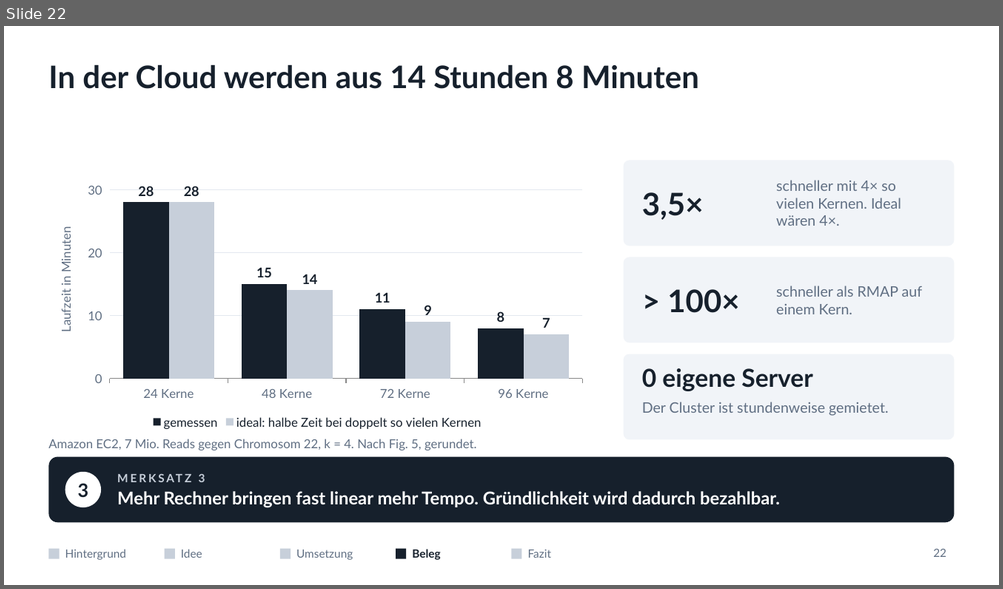
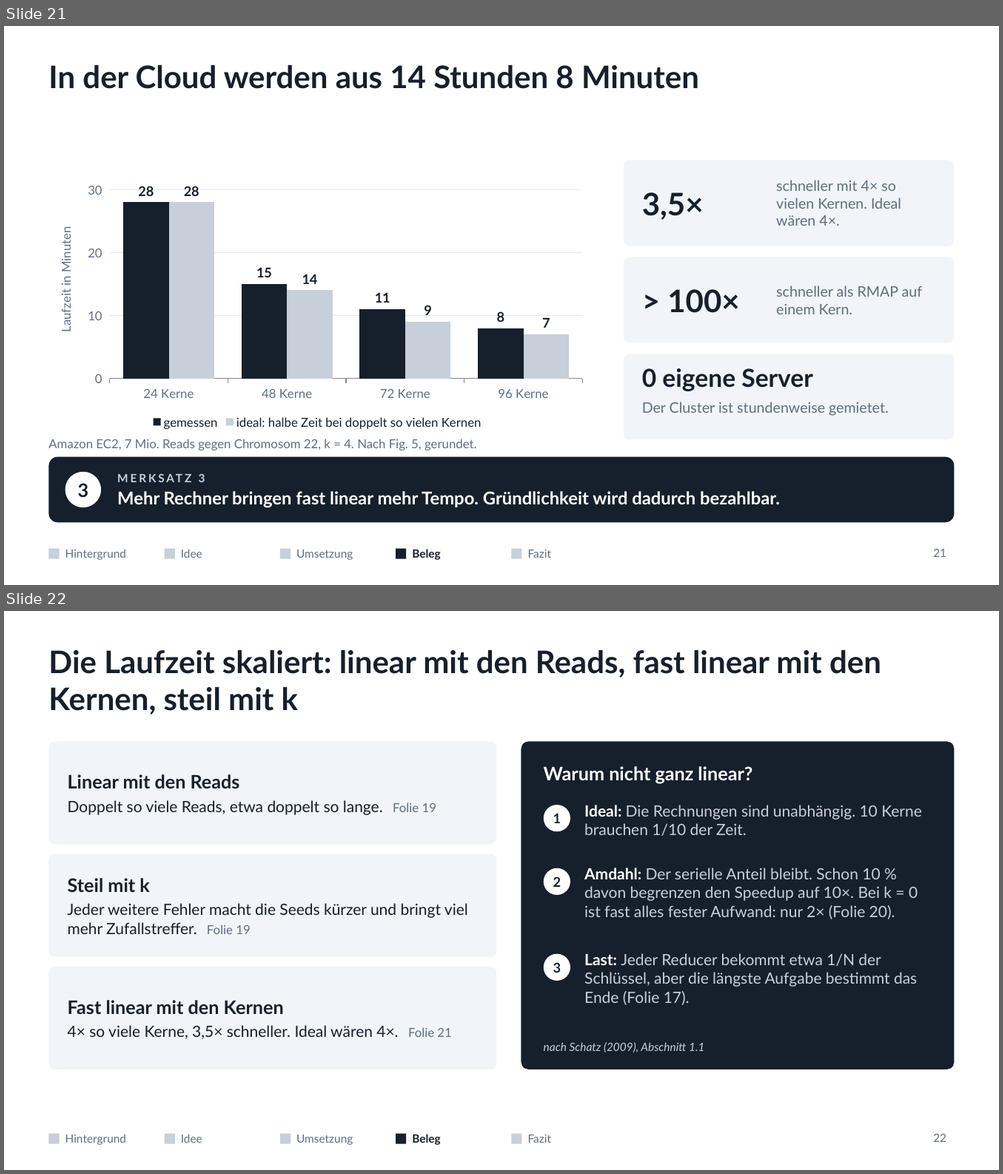
Before and after one commit to mawehl/BigData, a slide deck: CloudBurst_Vortrag.pptx. Shown one above the other, each under a label of ours: slide 22 before the commit, slides 21 and 22 after it. The pictures are 1003x589 and 1003x1174 pixels, drawn with LibreOffice and Linux fonts; fonts in the diff are those of the drawing. Boxes give left, top, right and bottom in pixels: in the first picture for what was removed or moved away, otherwise in the second. Text is boxed around its words. In the diff, an @@ line names an element or a change of style, - is before the commit and + after.

```diff
--- a/CloudBurst_Vortrag.pptx
+++ b/CloudBurst_Vortrag.pptx
@@ slide 22 added at (x1=4, y1=611, x2=999, y2=1170), background #FFFFFF; not listed: 10 template elements that a slide beside it also shows @@
@@ title added at (x1=48, y1=649, x2=881, y2=715), 30 pt, text #16202C, bold @@
+Die Laufzeit skaliert: linear mit den Reads, fast linear mit den Kernen, steil mit k
@@ rounded rectangle added at (x1=48, y1=741, x2=496, y2=845), fill #F1F4F8 @@
@@ rounded rectangle added at (x1=521, y1=741, x2=954, y2=1070), fill #16202C @@
@@ text added at (x1=68, y1=775, x2=436, y2=815), 15 pt, text #16202C @@
+Linear mit den Reads
+Doppelt so viele Reads, etwa doppelt so lange. Folie 19
@@ text added at (x1=543, y1=766, x2=752, y2=783), 18 pt, text #FFFFFF, bold @@
+Warum nicht ganz linear?
@@ rounded rectangle added at (x1=543, y1=805, x2=570, y2=832), fill #FFFFFF, 13 pt, text #16202C, bold @@
+1
@@ text added at (x1=584, y1=805, x2=922, y2=836), 15 pt, text #C7CFDA @@
+Ideal: Die Rechnungen sind unabhängig. 10 Kerne brauchen 1/10 der Zeit.
@@ rounded rectangle added at (x1=48, y1=854, x2=496, y2=957), fill #F1F4F8 @@
@@ rounded rectangle added at (x1=543, y1=869, x2=570, y2=895), fill #FFFFFF, 13 pt, text #16202C, bold @@
+2
@@ text added at (x1=584, y1=868, x2=917, y2=920), 15 pt, text #C7CFDA @@
+Amdahl: Der serielle Anteil bleibt. Schon 10 % davon begrenzen den Speedup auf 10×. Bei k = 0 ist fast alles fester Aufwand: nur 2× (Folie 20).
@@ text added at (x1=68, y1=878, x2=468, y2=934), 15 pt, text #16202C @@
+Steil mit k
+Jeder weitere Fehler macht die Seeds kürzer und bringt viel mehr Zufallstreffer. Folie 19
@@ rounded rectangle added at (x1=543, y1=954, x2=570, y2=981), fill #FFFFFF, 13 pt, text #16202C, bold @@
+3
@@ text added at (x1=584, y1=954, x2=916, y2=1005), 15 pt, text #C7CFDA @@
+Last: Jeder Reducer bekommt etwa 1/N der Schlüssel, aber die längste Aufgabe bestimmt das Ende (Folie 17).
@@ rounded rectangle added at (x1=48, y1=967, x2=496, y2=1070), fill #F1F4F8 @@
@@ text added at (x1=68, y1=1000, x2=451, y2=1039), 15 pt, text #16202C @@
+Fast linear mit den Kernen
+4× so viele Kerne, 3,5× schneller. Ideal wären 4×. Folie 21
@@ text added at (x1=543, y1=1042, x2=704, y2=1053), 11 pt, text #C7CFDA, italic @@
+nach Schatz (2009), Abschnitt 1.1
@@ page number added at (x1=933, y1=1134, x2=946, y2=1142), 11 pt, text #5F6E82 @@
+22
@@ what was slide 22 is now slide 21 @@
@@ page number at (x1=933, y1=549, x2=946, y2=557): text changed @@
-22
+21
```
Also in this commit, not shown: 5 slides changed, 1 other file.
